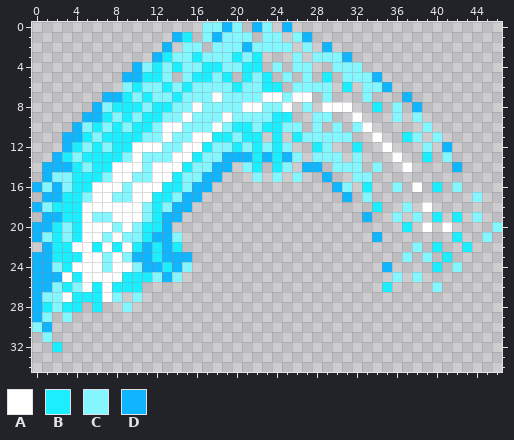
File history of a pixel-art sprite, core/assets/images/blade-flip-native-3.png. Above: the version before the commit.
The file is 47x47 pixels. Shown: x 0..46, y 0..34.
Palette (. is transparent): A #ffffff  B #1beeff  C #84f6ff  D #0fb6ff
Pixels before, first column x 0:
 0 .................CCDC.DC.D.....................
 1 ..............DB.CDCCC.CC.CD...................
 2 .............D.CC.CCCDCCCC.C.D.................
 3 ............DBCCBCCCBCB...C.CCCD...............
 4 ..........DCBCBCCBBCCBB.C.CC..CCC..............
 5 .........DDBBC.CBBCB.BCB.C.C.B.CCCD............
 6 .........CBCCBCBCCCCBCCBB.CCCC.B.CCD...........
 7 .......DDBCBCCBCCCACCCCAACAA.C...C...D.........
 8 ......DCBBBCBBCCACCCCAACCA.C.AAA..B.C.D........
 9 .....DDBCBCBBCCACCCACCCCBB..CC..A...C.C........
10 ....DCBCBCBBCAACCCACBBCBBCC.C.C.CA.....C.......
11 ...DDBCBBBBCCACCAABBCBB.B.BCCCCC..A..BC.C......
12 ...DBCBCBBAAACCAABCCBCBCBC..BC..B..A...C.D.....
13 ..DBCBBBBCACCCAABCCDDDBDBDC.CCC.C...A..B.C.....
14 .DDDBCBBAAACAAABCCDD.CB.BC.DD.CCC.C..A....D....
15 .DCCBBBCAACCAABCCDD...C.C.C..D..CC.............
16 DCDCBBAAACAAABBCDD............DC.B..C.A.B.C....
17 .DDBBCAACCAABBCDD..............D.C..........C..
18 DCBBBAAAAAACBCDD..................B..C.A.......
19 .DDBBACCAAACBDD..................D..C.C.B.B.C..
20 DDBCBAAACACBBD.......................B.A.A....C
21 DCBCBAACACCBDDC...................D.......B..C.
22 .DBBAABABABDBDB.......................C.B..B...
23 DDBBBAACACDDBDDD.....................C.C.B.....
24 DDCBAAACAACDDBDC...................D....B.C....
25 DDDABAAAABBBCDC.....................C.C........
26 DDCBCABABBB........................B....C......
27 DCCABBBAC.C....................................
28 DBCBB.B..C.....................................
29 DC.C...........................................
30 CD.............................................
31 .C.............................................
32 ..B............................................
Now the later version:
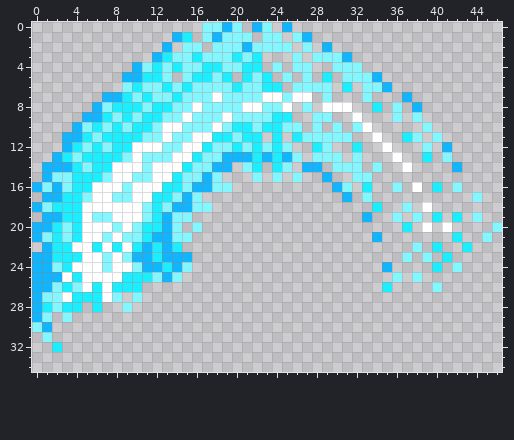
From the commit log: added blade related textures to asset manager
Changes in this commit:
{"y":15,"x":18,"old":"D","new":"C"}
{"y":16,"x":18,"old":"..","new":"CC"}
{"y":17,"x":16,"old":"D","new":"C"}
{"y":18,"x":16,"old":"..","new":"CC"}
{"y":19,"x":14,"old":"D.","new":"CC"}
{"y":20,"x":14,"old":".","new":"C"}
{"y":20,"x":16,"old":".","new":"C"}
{"y":21,"x":15,"old":".","new":"C"}
{"label":"changed","picture_box":[172,172,232,242]}
